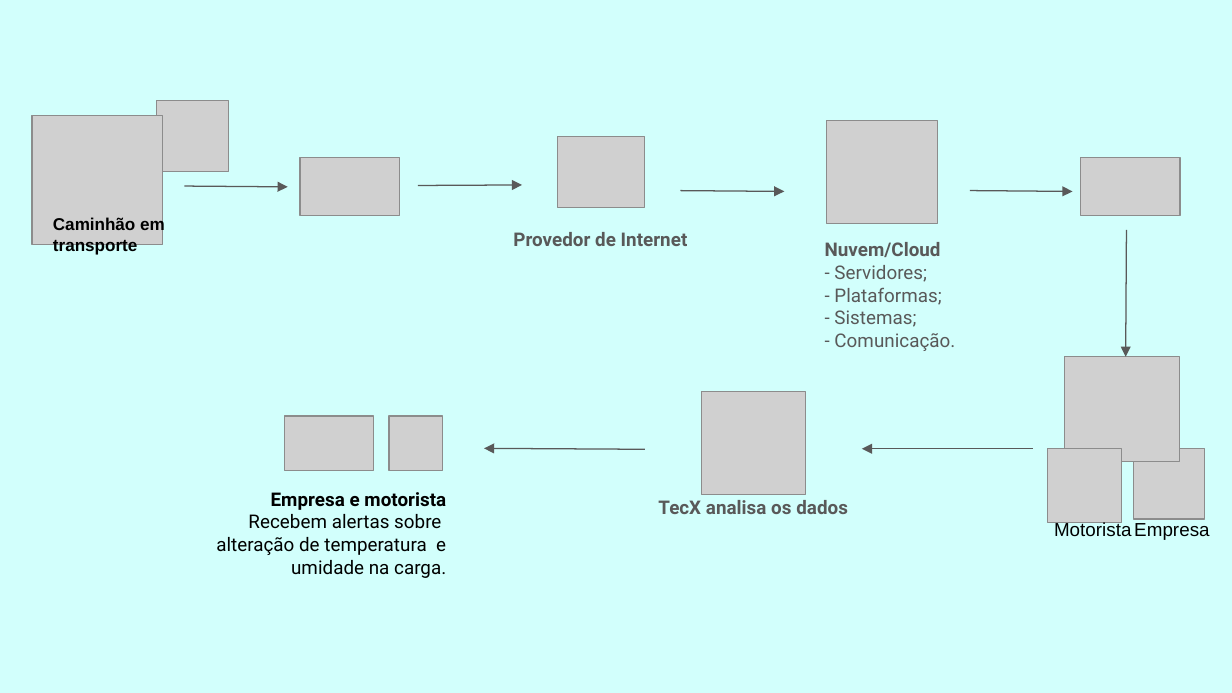
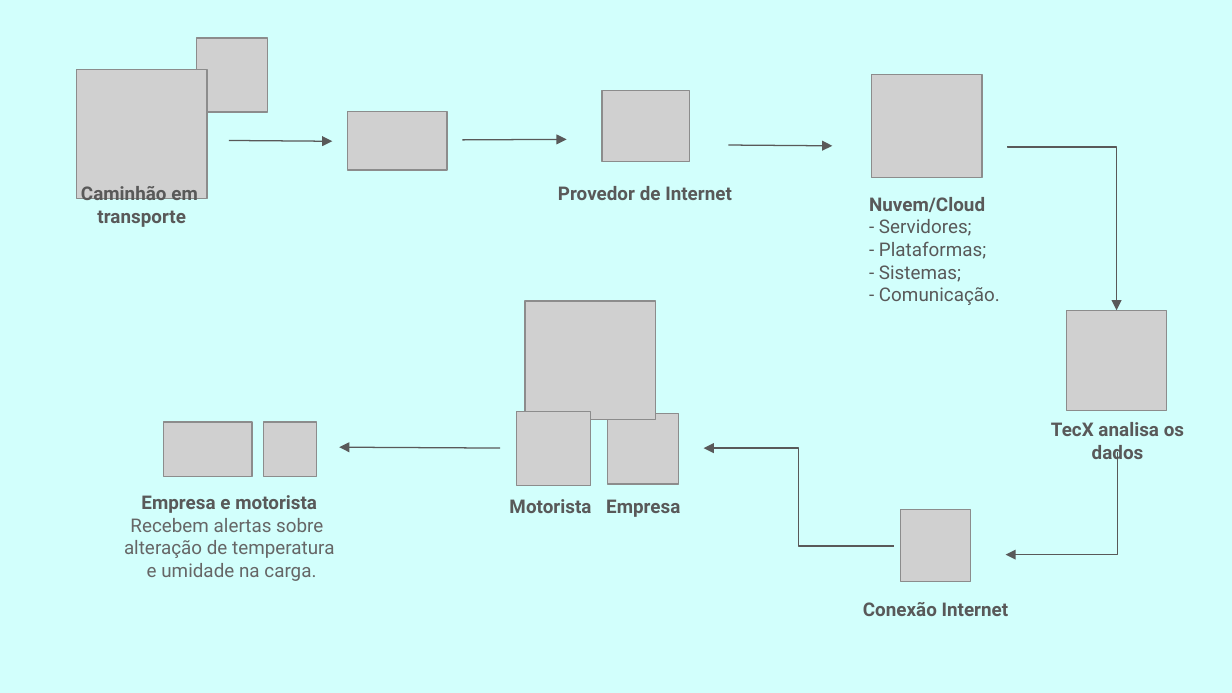
Before and after one commit to Biotec-Sprint02/Projeto-PI, a slide deck: slide 1 of Tecnologia da Informação/HLD&LLD.pptx. Drawn at 1232x693 pixels with LibreOffice and Linux fonts; fonts in the diff are those of the drawing; grey boxes stand for pictures. Boxes give left, top, right and bottom in pixels: in the first picture for what was removed or moved away, otherwise in the second. Text is boxed around its words. In the diff, an @@ line names an element or a change of style, - is before the commit and + after.

```diff
--- a/Tecnologia da Informação/HLD&LLD.pptx
+++ b/Tecnologia da Informação/HLD&LLD.pptx
@@ picture moved from (x1=156, y1=101, x2=228, y2=172) to (x1=196, y1=38, x2=267, y2=112) @@
@@ 4 pictures, 2 texts, 2 arrows, 1 line moved together from (x1=32, y1=116, x2=955, y2=351) to (x1=76, y1=70, x2=1000, y2=305) @@
@@ arrow moved from (680, 191) - (785, 191) to (728, 145) - (833, 145) @@
@@ elbow arrow added from (1008, 147) to (1116, 310), #595959 0.75 pt @@
@@ picture removed at (x1=1080, y1=158, x2=1180, y2=216) @@
@@ text at (x1=81, y1=186, x2=197, y2=227): text changed; size 10 to 11 pt; font Arial to Roboto; text colour #000000 to #595959 @@
-Caminhão em transporte
+Caminhão em
+transporte
@@ arrow removed from (970, 191) to (1073, 191) @@
@@ arrow removed from (1126, 230) to (1126, 357) @@
@@ picture resized from (x1=1064, y1=357, x2=1180, y2=462) to (x1=525, y1=301, x2=655, y2=419) @@
@@ picture resized from (x1=701, y1=392, x2=806, y2=494) to (x1=1067, y1=310, x2=1167, y2=410) @@
@@ picture moved from (x1=1048, y1=448, x2=1122, y2=522) to (x1=517, y1=411, x2=591, y2=485) @@
@@ picture moved from (x1=1133, y1=448, x2=1204, y2=519) to (x1=607, y1=414, x2=678, y2=484) @@
@@ text "TecX analisa os dados" rewrapped from (x1=658, y1=500, x2=848, y2=514) to (x1=1051, y1=422, x2=1184, y2=465) @@
@@ picture moved from (x1=285, y1=416, x2=373, y2=471) to (x1=164, y1=421, x2=253, y2=476) @@
@@ picture moved from (x1=389, y1=416, x2=442, y2=471) to (x1=264, y1=421, x2=317, y2=476) @@
@@ arrow moved from (644, 450) - (484, 448) to (500, 448) - (339, 447) @@
@@ elbow arrow added from (893, 546) to (703, 448), #595959 0.75 pt @@
@@ arrow removed from (1032, 448) to (862, 448) @@
@@ text "Empresa e motorista" moved from (x1=216, y1=492, x2=446, y2=578) to (x1=124, y1=495, x2=334, y2=581) @@
@@ text "Empresa e motorista" at (x1=124, y1=495, x2=334, y2=581): text colour #000000 to #595959 in "Empresa e motorista"; text colour #000000 to #666666 in "Recebem alertas sobre alteração de temperatura e ..."; alignment right to centre @@
@@ elbow arrow added from (1117, 452) to (1005, 554), #595959 0.75 pt @@
@@ text "Motorista" moved from (x1=1054, y1=522, x2=1131, y2=537) to (x1=509, y1=499, x2=591, y2=513) @@
@@ text "Motorista" at (x1=509, y1=499, x2=591, y2=513): font Arial to Roboto, text colour #000000 to #595959, bold on @@
@@ text "Empresa" at (x1=606, y1=499, x2=680, y2=517): font Arial to Roboto, text colour #000000 to #595959, bold on @@
@@ text "Empresa" moved from (x1=1134, y1=523, x2=1209, y2=540) to (x1=606, y1=499, x2=680, y2=517) @@
@@ picture added at (x1=901, y1=510, x2=970, y2=582) @@
@@ text added at (x1=863, y1=602, x2=1009, y2=616), 11 pt, text #595959, bold @@
+Conexão Internet
```
Also in this commit, not shown: 1 other slide changed, 1 other file.
